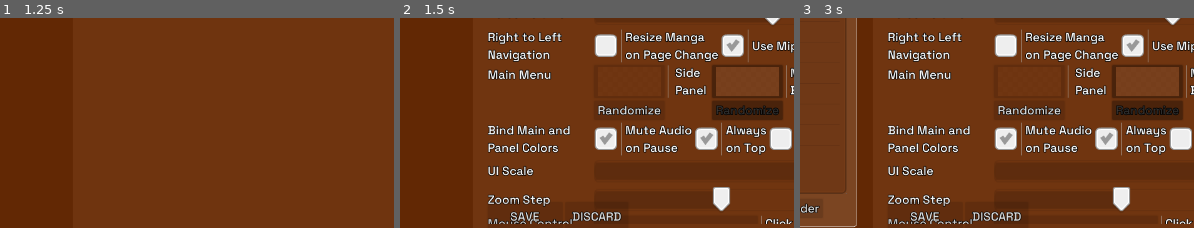
Above: before the commit, frames 1-3 (left to right).
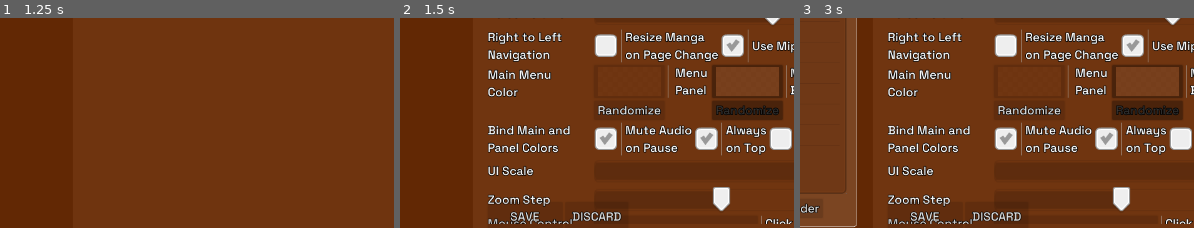
Above: after the commit, the same moments.

Repository: MrPoblin/Sound-Manga-Reader-Godot
Game: Godot game, scene res://Scenes/UI/Main.tscn
Two runs of this game, one before a commit and one after it. Both use one fixed random seed, a clock stepped at 60 frames per second and the inputs below. The engine's default icon, where the game draws it, is replaced by a stand-in: a white triangle on a blue panel in a dark square.
Inputs (mouse positions are % of the whole screen's width and height, from its top left):
- Up to frame 1 (1.25 s): click "Manga" at 0.5 s
- Up to frame 2 (1.5 s): click "Settings" at 1.25 s
- Up to frame 3 (3 s): click (54, 18) at 2 s; click "Manga Location" at 2.75 s
The pictures show only the part of the screen within x 28-78%, y 46-96%; the shares and areas given below are measured in that part.

Frame 1 is identical in both runs. In frame 2, 0.5% of the frame differs, in the area x 22-78%, y 23-38%; in frame 3, 0.5%.

Commit message:
rename setting stuff

Diff:
--- a/Scenes/UI/Settings.tscn
+++ b/Scenes/UI/Settings.tscn
@@ -248,7 +248,7 @@
 margin_right = 99.0
 margin_bottom = 250.0
 text = "Main Menu
-
+Color
 "
 
 [node name="ColorGrid" type="GridContainer" parent="set/SettingScroll/SettingGrid"]
@@ -274,7 +274,7 @@
 margin_left = 95.0
 margin_right = 138.0
 margin_bottom = 31.0
-text = " Side
+text = " Menu
  Panel "
 
 [node name="cp_panel" type="ColorPickerButton" parent="set/SettingScroll/SettingGrid/ColorGrid"]
